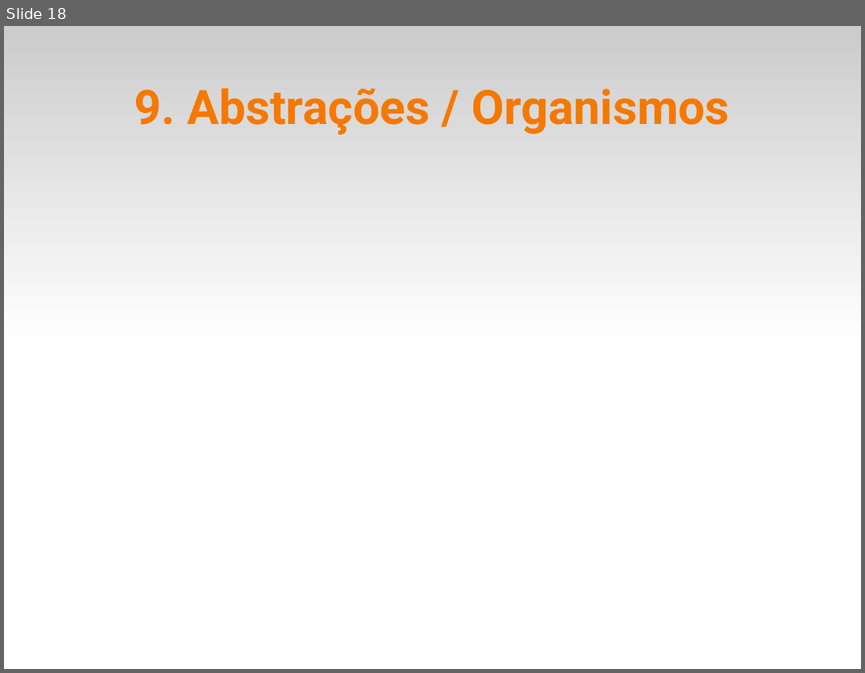
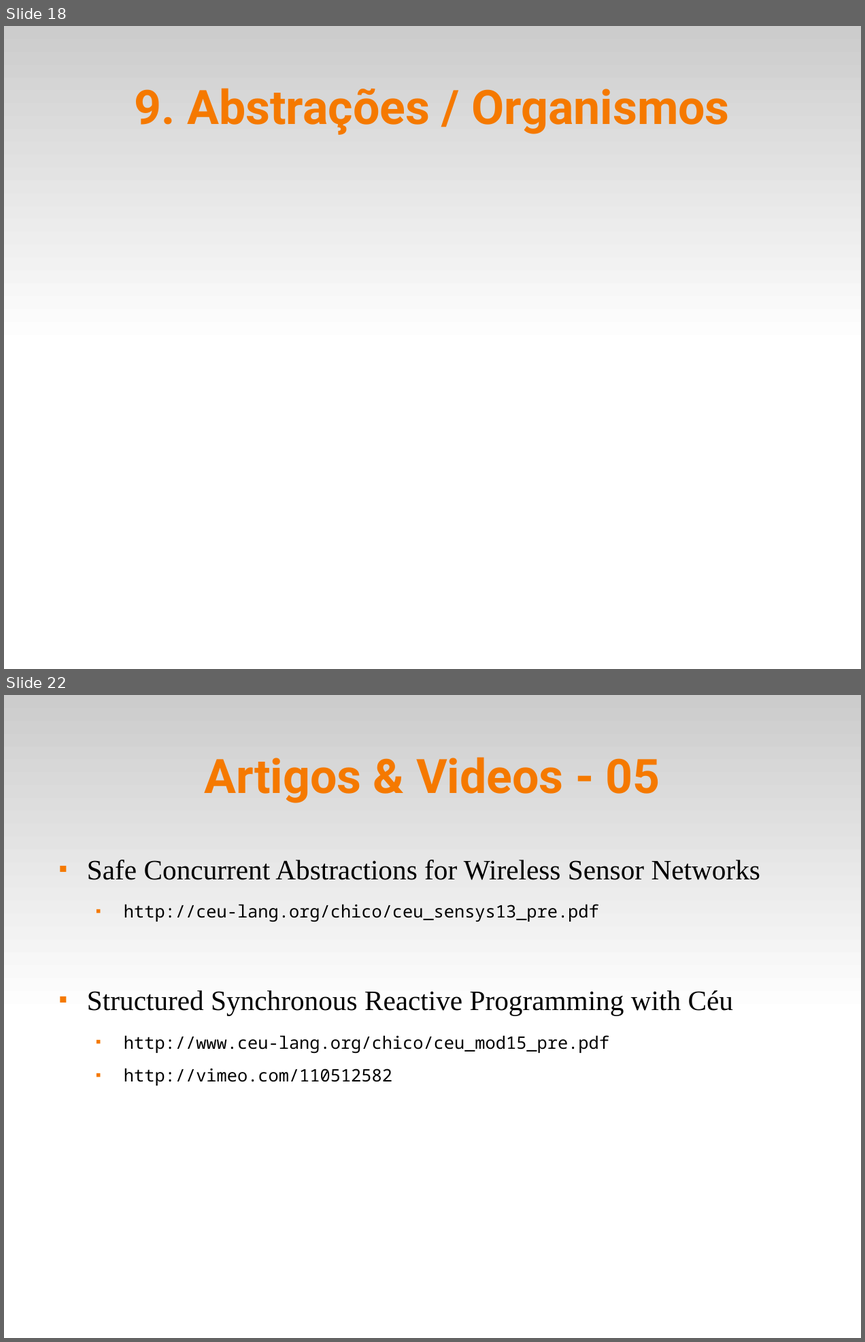
Before and after one commit to fsantanna-uerj/reativos, a slide deck: slides/06_ceu.odp. Shown one above the other, each under a label of ours: slide 18 before the commit, slides 18 and 22 after it; the slides between them are not shown. The pictures are 865x673 and 865x1342 pixels, drawn with LibreOffice and Linux fonts; fonts in the diff are those of the drawing. Boxes give left, top, right and bottom in pixels: in the first picture for what was removed or moved away, otherwise in the second. Text is boxed around its words. In the diff, an @@ line names an element or a change of style, - is before the commit and + after.

```diff
--- a/slides/06_ceu.odp
+++ b/slides/06_ceu.odp
@@ slide 22 added at bbox=[4, 695, 861, 1338], background #FFFFFF; not listed: 1 template element that a slide beside it also shows @@
@@ title added at bbox=[204, 757, 660, 803], 44 pt, text #F57900, bold @@
+Artigos & Videos - 05
@@ text added at bbox=[87, 860, 760, 1085], 16 pt, text #000000 @@
+■ Safe Concurrent Abstractions for Wireless Sensor Networks
+  ■ http://ceu-lang.org/chico/ceu_sensys13_pre.pdf
+■ Structured Synchronous Reactive Programming with Céu
+  ■ http://www.ceu-lang.org/chico/ceu_mod15_pre.pdf
+  ■ http://vimeo.com/110512582
```
Also in this commit, not shown: 3 other slides added, 5 slides removed, 3 other files.
